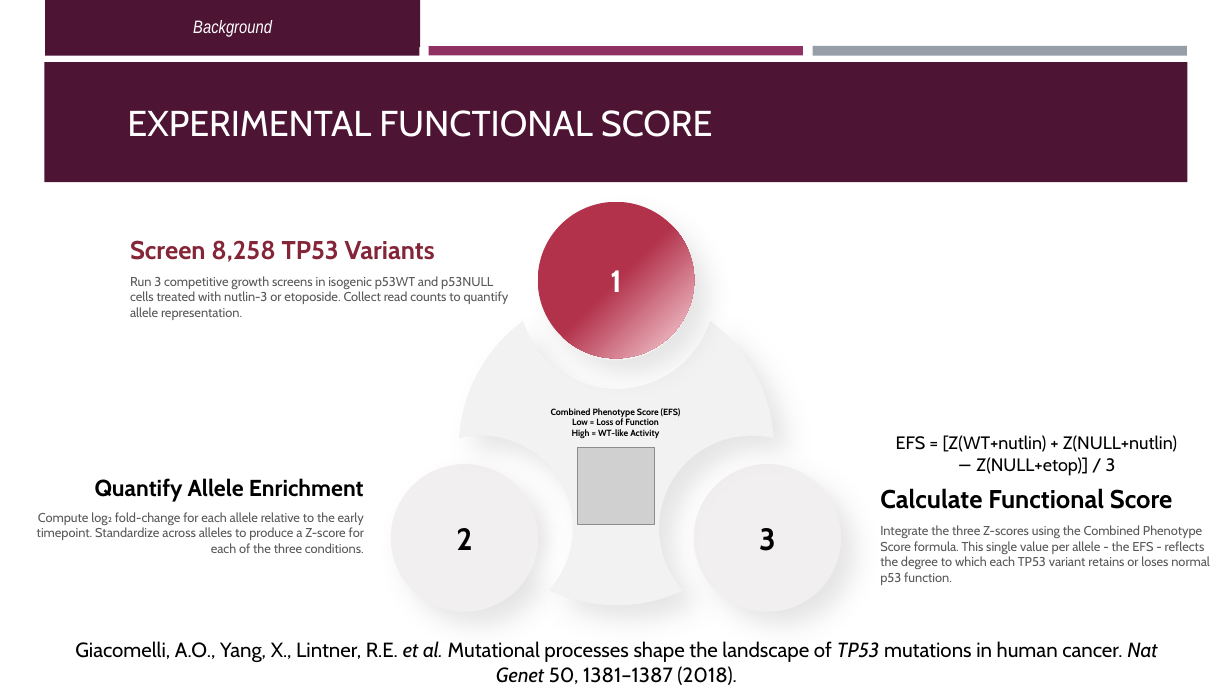
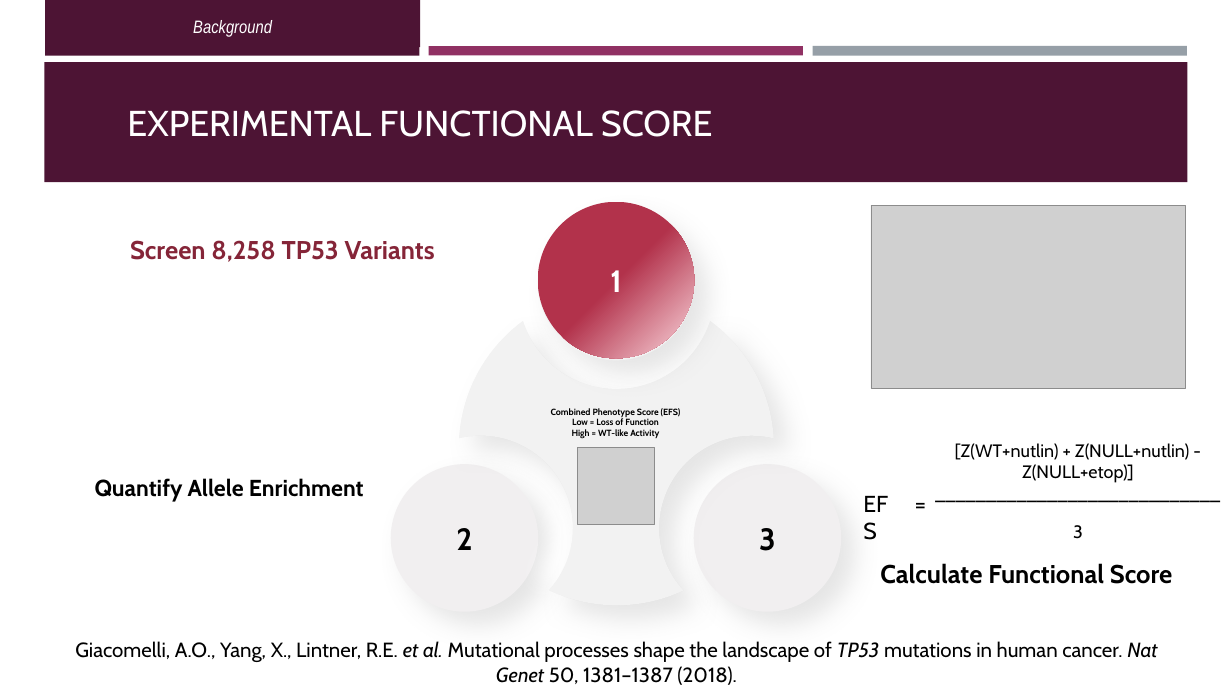
Before and after one commit to OrnitB/cancer_bioinformatics, a slide deck: slide 4 of project/project_background/Final Project Presentation - Ornit - Cancer Bioinfo March 2026.pptx. Drawn at 1232x693 pixels with LibreOffice and Linux fonts; fonts in the diff are those of the drawing; grey boxes stand for pictures. Boxes give left, top, right and bottom in pixels: in the first picture for what was removed or moved away, otherwise in the second. Text is boxed around its words. In the diff, an @@ line names an element or a change of style, - is before the commit and + after.

```diff
--- a/project/project_background/Final Project Presentation - Ornit - Cancer Bioinfo March 2026.pptx
+++ b/project/project_background/Final Project Presentation - Ornit - Cancer Bioinfo March 2026.pptx
@@ picture added at (872, 205, 1186, 388) @@
@@ text removed at (130, 276, 509, 320) @@
-Run 3 competitive growth screens in isogenic p53WT and p53NULL cells treated with nutlin-3 or etoposide. Collect read counts to quantify allele representation.
@@ text at (955, 443, 1189, 539): text changed @@
-EFS = [Z(WT+nutlin) + Z(NULL+nutlin) − Z(NULL+etop)] / 3
+[Z(WT+nutlin) + Z(NULL+nutlin) - Z(NULL+etop)]
+____________________________
+3
@@ text added at (906, 484, 938, 521), 18 pt, text #000000 @@
+=
@@ text removed at (37, 512, 364, 553) @@
-Compute log₂ fold-change for each allele relative to the early timepoint. Standardize across alleles to produce a Z-score for each of the three conditions.
@@ text removed at (880, 525, 1210, 585) @@
-Integrate the three Z-scores using the Combined Phenotype Score formula. This single value per allele - the EFS - reflects the degree to which each TP53 variant retains or loses normal p53 function.
@@ text "Calculate Functional Score": place and size @@
-text "Calculate Functional Score" at (880, 488, 1173, 509)
+text "Calculate Functional Score" at (880, 563, 1173, 584)
```
Also in this commit, not shown: 14 other slides changed, 5 other files.
